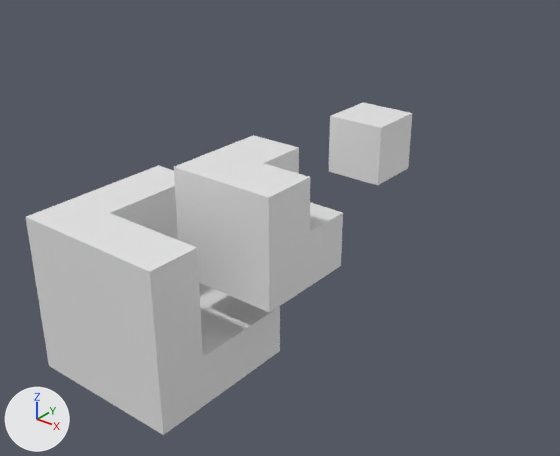
An edit to the glTF model public/models/eat-cube.glb, drawn before and after from the same camera.
The view is the same before and after, from a 50 mm camera at (5.8, -5.58, 4.37) aimed at (0.81, 0.66, 0.5). The axes (+X, +Y, +Z) are drawn at lower left. The lights are the same throughout. The first picture is the older version. Where no turn or scale is listed for an object, it has been applied to the vertices.

In view in the first picture: 'CubeCore', 'CubeMiddle', 'CubeOuter'.
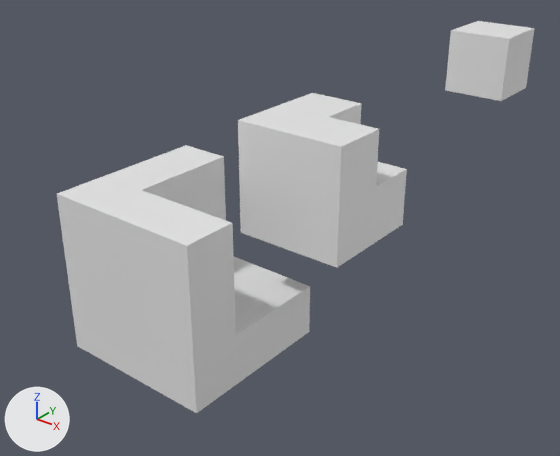
Boxes (x1, y1, x2, y2) around the edits, measured in the pictures (560 x 456 px):
'CubeOuter', moved: before (26, 165, 280, 435); after (57, 145, 310, 413)
'CubeMiddle', moved: before (174, 135, 343, 313); after (238, 93, 407, 268)
'CubeCore', moved: before (328, 103, 412, 185); after (445, 21, 535, 101)

What the commit changed:
Object 'CubeCore' (ob_cubecore) moves from (1.454, 1.454, 1.454) to (2.349, 2.349, 2.349).
Object 'CubeMiddle' (ob_cubemiddle) moves from (0.689, 0.689, 0.689) to (1.197, 1.197, 1.197).
Object 'CubeOuter' (ob_cubeouter) moves from (-0.217, -0.217, -0.217) to (0.043, 0.043, 0.043).
